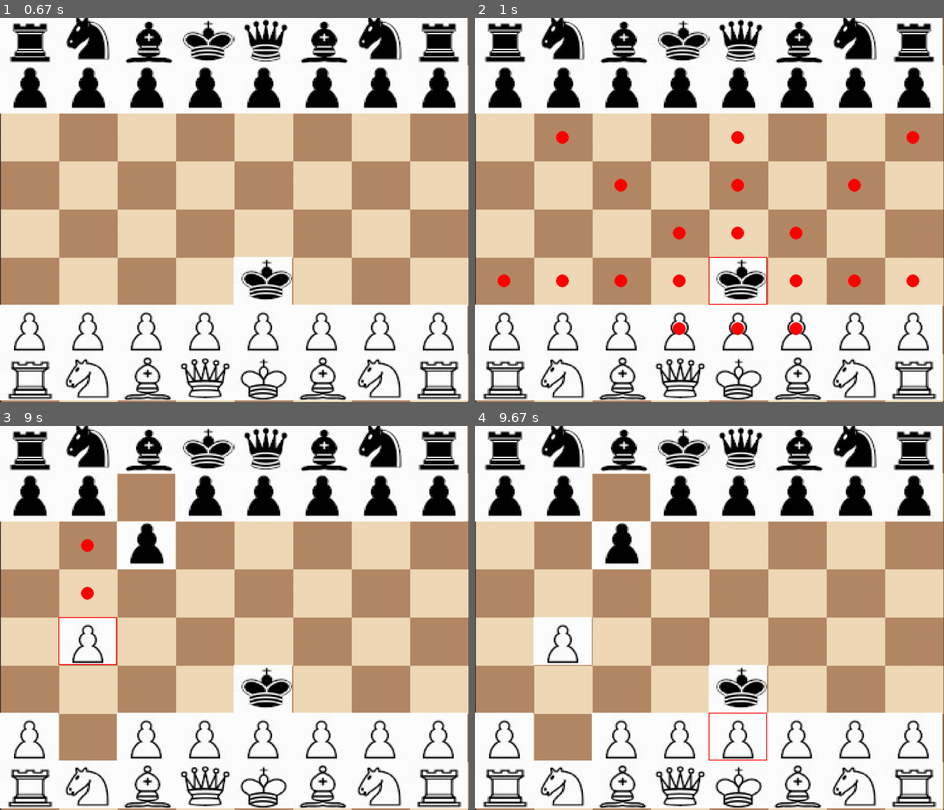
Above: before the commit, frames 1-4 (two rows, left to right).
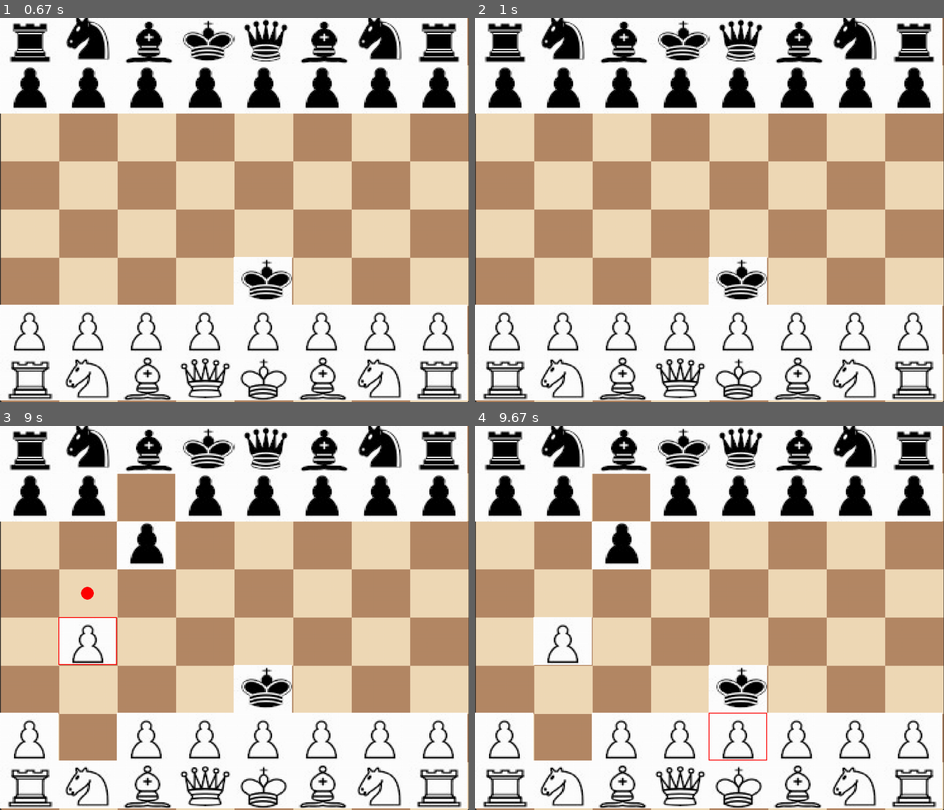
Above: after the commit, the same moments.

Repository: Guillotine189/pygame
Game: pygame game, started from Chess/Game.py
Two runs of this game, one before a commit and one after it. Both use one fixed random seed, a clock stepped at 60 frames per second and the inputs below.
Inputs (mouse positions are in pixels of both pictures, inside the frame that each line leads up to):
- Up to frame 1 (0.67 s): click (234, 210) at 0.38 s
- Up to frame 2 (1 s): click (756, 294) at 0.72 s
- Up to frame 3 (9 s): click (408, 752) at 1.05 s; click (243, 487) at 1.42 s; click (412, 763) at 1.88 s; click (168, 537) at 2.22 s; click (398, 717) at 2.55 s; click (79, 656) at 2.88 s; click (164, 729) at 4.05 s; click (89, 760) at 4.38 s; click (89, 641) at 4.72 s; click (121, 518) at 5.05 s; click (145, 525) at 5.42 s; click (253, 721) at 6.28 s; click (215, 487) at 6.62 s; click (182, 733) at 6.95 s; click (304, 752) at 7.28 s; click (168, 763) at 7.62 s; click (318, 675) at 7.95 s; click (375, 725) at 8.32 s; click (84, 656) at 8.72 s
- Up to frame 4 (9.67 s): click (540, 648) at 9.05 s; click (751, 740) at 9.38 s

Frame 1 is identical in both runs. In frame 2, 1.5% of the frame differs, in the area x 4-95%, y 29-83%; in frame 3, less than 0.1%; in frame 4, nothing differs.

Commit message:
improved game logic

Diff:
--- a/Chess/Game.py
+++ b/Chess/Game.py
@@ -21,6 +21,13 @@
 
 bo = Board(8, 8)
 
+def check_current_player_by_color(bo, i, j):
+    if bo.board[i][j] != 0:
+        if bo.board[i][j].my_color() == current_player_color:
+            return True
+        else:
+            return False
+
 
 def check_element_in_arr(element, arr):
     for i in arr:
@@ -39,6 +46,10 @@
 start_row = 0
 start_col = 0
 
+current_player_color = 'w'
+
+
+
 while True:
     mpos = pygame.mouse.get_pos()
     screen.fill("black")
@@ -56,7 +67,7 @@
         if event.type == pygame.MOUSEBUTTONDOWN:
             i, j = click(mpos)
             print(i, j)
-            if move == 0:
+            if move == 0 and check_current_player_by_color(bo, i, j):
                 bo.selected(i, j)
                 start_row = i
                 start_col = j
@@ -72,6 +83,10 @@
                     print("MOVED")
                     bo.move_piece(start_row, start_col, i, j)
                     bo.deselect_all()
+                    if current_player_color == 'w':
+                        current_player_color = 'b'
+                    else:
+                        current_player_color = 'w'
                 elif (i, j) == (start_row, start_col):
                     move = 0
                     bo.deselect_all()
--- a/Chess/Pieces.py
+++ b/Chess/Pieces.py
@@ -54,6 +54,8 @@
         self.width = int(1100/8)
         self.height = int(900/8)
 
+    def my_color(self):
+        return self.color
 
     def valid_moves(self, board):
         pass
@@ -174,7 +176,7 @@
                 p = board[ti+1][tj-1]
                 if p == 0:
                     moves.append((ti+1, tj-1))
-                    if ti + 1 > 0 and tj - 1 > 0:
+                    if ti + 1 < 7 and tj - 1 > 0:
                         if board[ti+2][tj-2] != 0:
                             if board[ti+2][tj-2].color != self.color:
                                 moves.append((ti + 2, tj - 2))
@@ -351,7 +353,7 @@
                 p = board[ti+1][tj-1]
                 if p == 0:
                     moves.append((ti+1, tj-1))
-                    if ti + 1 > 0 and tj - 1 > 0:
+                    if ti + 1 < 7 and tj - 1 > 0:
                         if board[ti+2][tj-2] != 0:
                             if board[ti+2][tj-2].color != self.color:
                                 moves.append((ti + 2, tj - 2))
@@ -597,7 +599,7 @@
 
 
         # left
-        if i > 0:
+        if j > 0:
             # finding all the obstacle
             # arr will have positions(row) in increasing order
             arr = []
@@ -616,20 +618,21 @@
                 for k in range(first_obstacle_column + 1, j):
                     moves.append((i, k))
 
+
         return moves
 
 
 
 class Pawn(pieces):
     image = 5
-    count = 0
+    times_moved = 0
 
     def valid_moves(self, board):
         moves = []
         i = self.row
         j = self.column
 
-        if self.count == 0:
+        if self.times_moved == 0:
             border_w = i - 2
             border_b = i + 2
         else:
--- a/Chess/board.py
+++ b/Chess/board.py
@@ -15,6 +15,8 @@
         self.board = [[0 for x in range(8)] for _ in range(self.rows)]
         self.temp_var = self.board[0][0]
         self.status = False
+        self.check_pawn = Pawn(0, 0, 'b')
+
 
         self.board[0][0] = Rook(0, 0, 'b')
         self.board[0][1] = Knight(0, 1, 'b')
@@ -116,18 +118,12 @@
         return False
 
 
-    # def check_sected_valid_moves(self,i ,j):
-    #     arr = self.board[i][j].return_valid_moves(self.board)
-
-        # if i,j in self.board[i][j].return_valid_moves():
-        #     return True
-        # else:
-        #     return False
-
 
     def move_piece(self, oi, oj, ni, nj):
         self.board[ni][nj] = self.board[oi][oj]
         self.board[oi][oj].move(ni, nj)
+        if type(self.board[oi][oj]) == type(self.check_pawn):
+            self.board[oi][oj].times_moved = 1
         self.board[oi][oj] = 0
 
     def return_valid(self, i, j):
